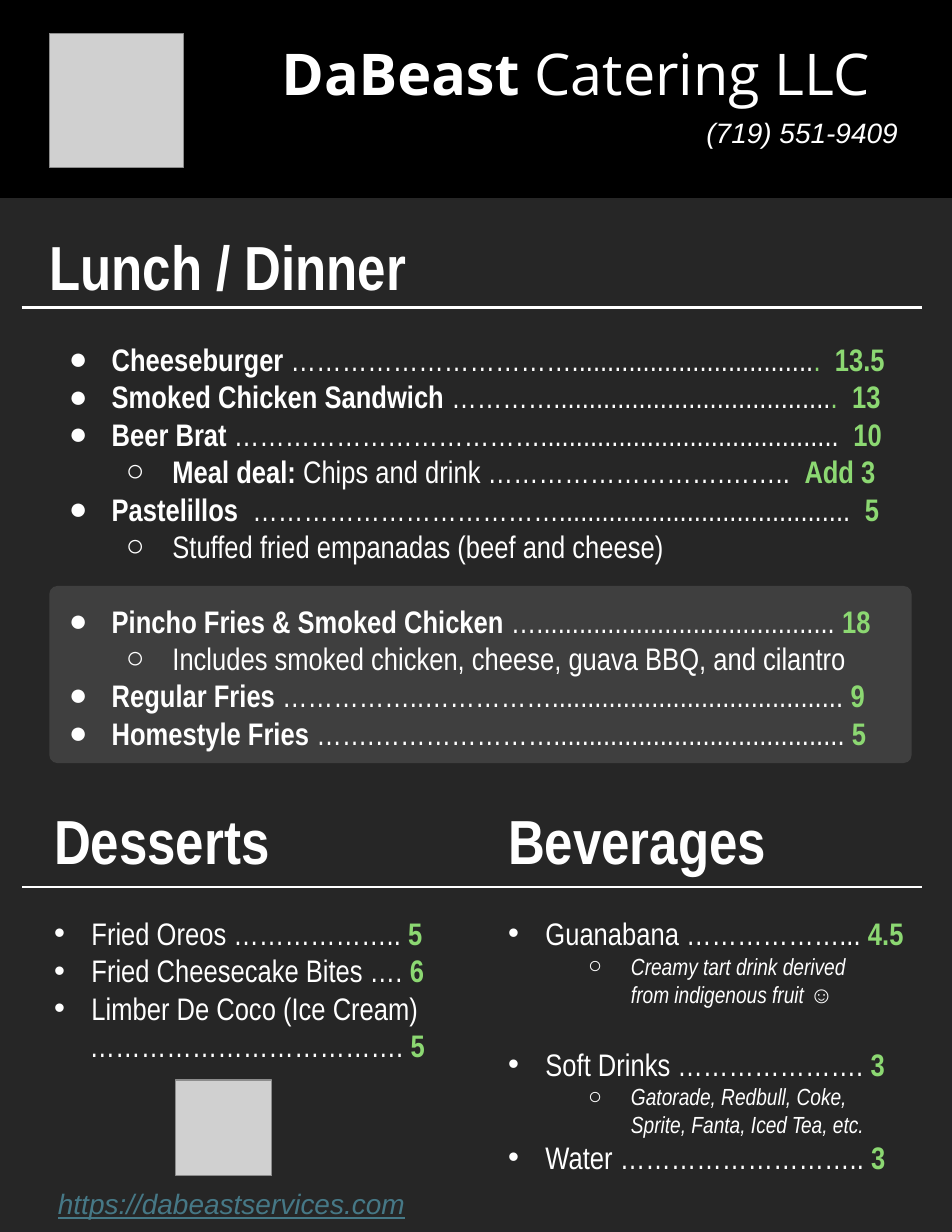
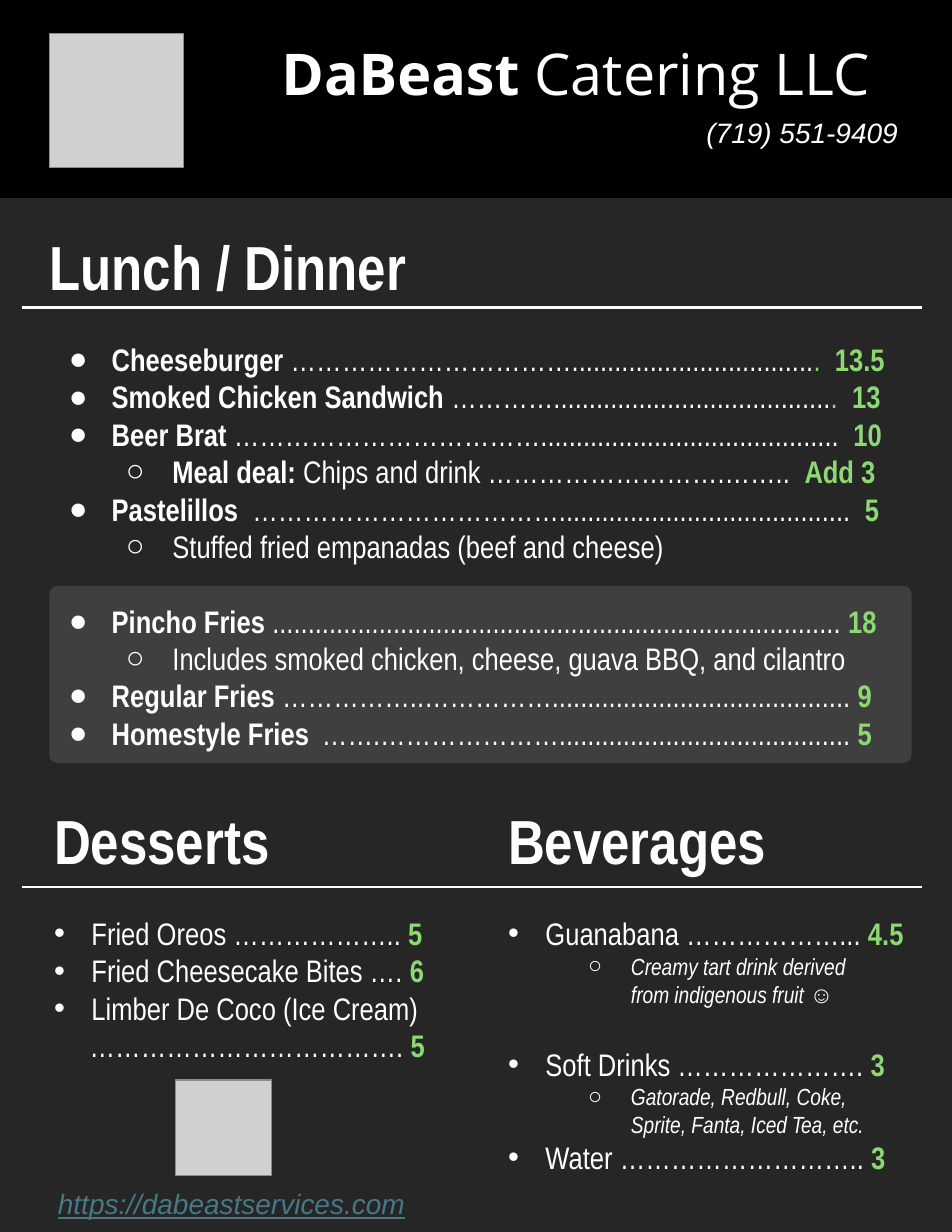
Before and after one commit to dabeastservices/dabeastservices.github.io, a slide deck: slide 1 of misc/Menu Letter 8.5 by 11 on 12-12-24/2_Letter_DaBeast Services Menu.pptx. Drawn at 952x1232 pixels with LibreOffice and Linux fonts; fonts in the diff are those of the drawing; grey boxes stand for pictures. Boxes give left, top, right and bottom in pixels: in the first picture for what was removed or moved away, otherwise in the second. Text is boxed around its words. In the diff, an @@ line names an element or a change of style, - is before the commit and + after.

```diff
--- a/misc/Menu Letter 8.5 by 11 on 12-12-24/2_Letter_DaBeast Services Menu.pptx
+++ b/misc/Menu Letter 8.5 by 11 on 12-12-24/2_Letter_DaBeast Services Menu.pptx
@@ text at (x1=112, y1=610, x2=876, y2=634): text changed @@
-● Pincho Fries & Smoked Chicken ….......................................... 18
+● Pincho Fries ................................................................................ 18
@@ text at (x1=112, y1=684, x2=872, y2=713): text changed @@
-● Regular Fries ……………..……………......................................... 9
+● Regular Fries ……………..…………….......................................... 9
```
Also in this commit, not shown: 4 other files.
